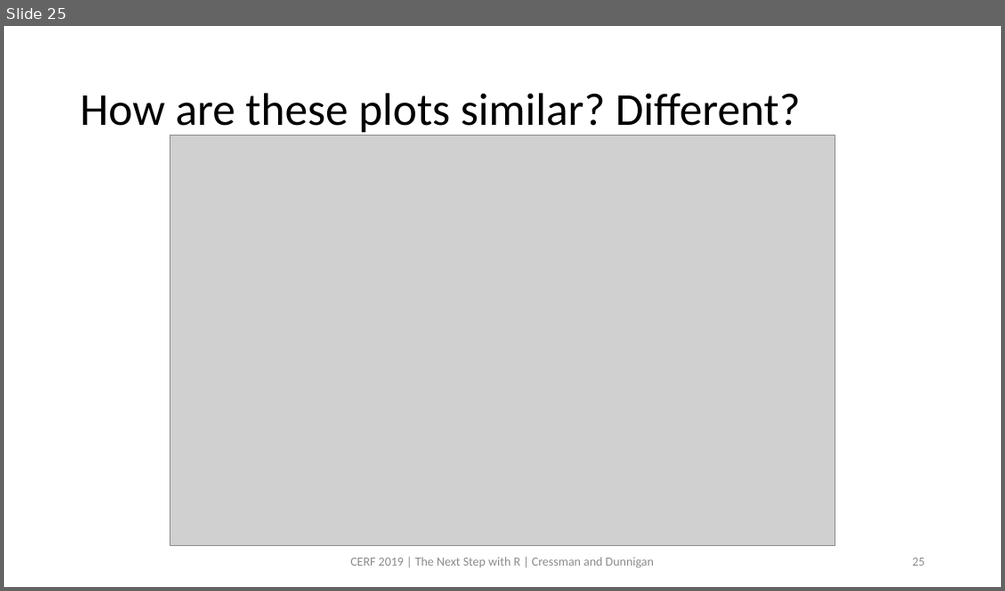
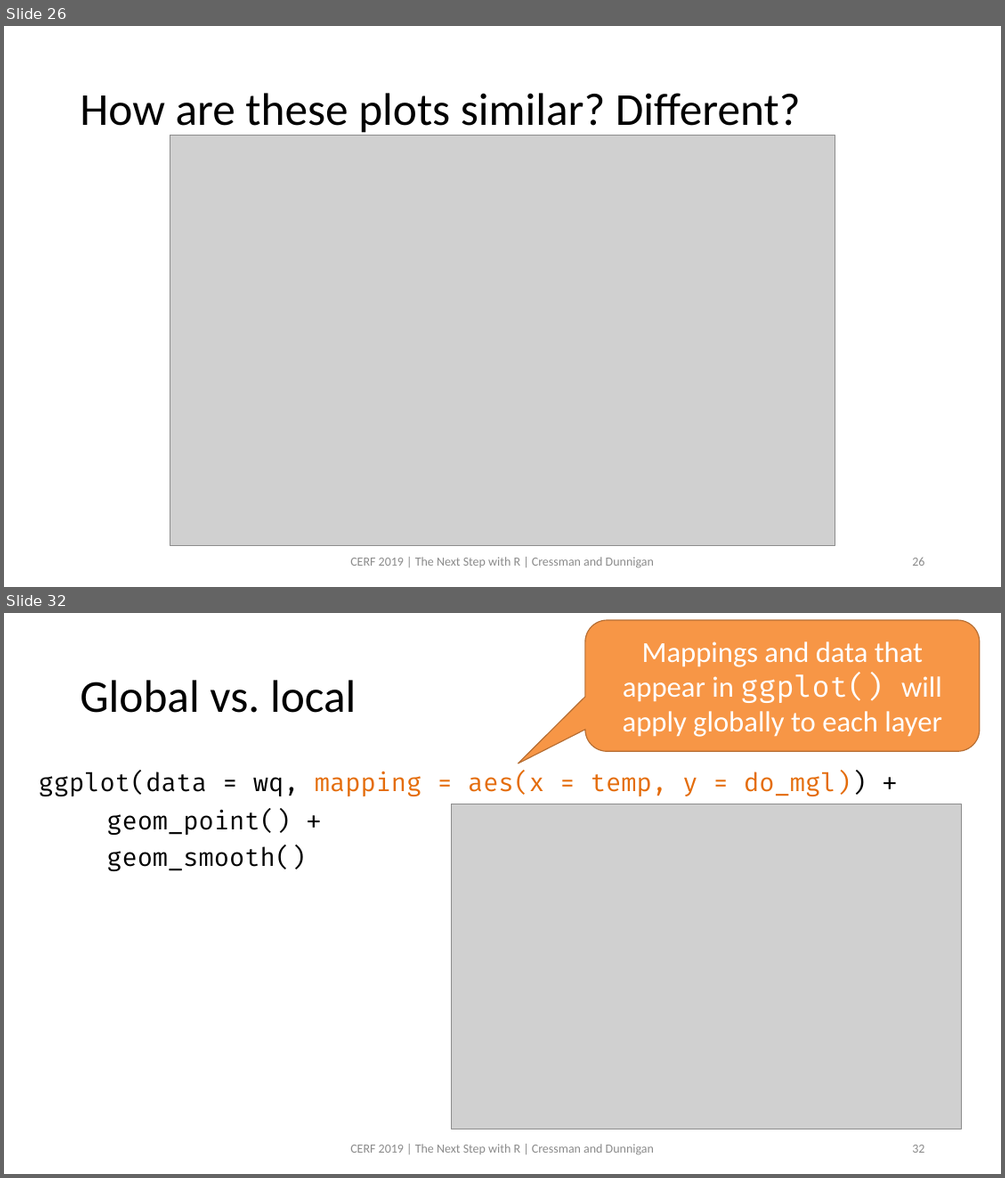
Before and after one commit to swmpkim/2019_CERF, a slide deck: slides/01_Visualize.pptx. Shown one above the other, each under a label of ours: slide 25 before the commit, slides 26 and 32 after it; the slides between them are not shown. The pictures are 1005x591 and 1005x1178 pixels, drawn with LibreOffice and Linux fonts; fonts in the diff are those of the drawing; grey boxes stand for pictures. Boxes give left, top, right and bottom in pixels: in the first picture for what was removed or moved away, otherwise in the second. Text is boxed around its words. In the diff, an @@ line names an element or a change of style, - is before the commit and + after.

```diff
--- a/slides/01_Visualize.pptx
+++ b/slides/01_Visualize.pptx
@@ slide 32 added at (4, 613, 1001, 1174), background #FFFFFF @@
@@ rounded speech box added at (585, 620, 979, 751), fill #F79646, outline #B76F34 1 pt, 28 pt, text #FFFFFF @@
+Mappings and data that appear in ggplot() will apply globally to each layer
@@ title added at (80, 680, 356, 713), 44 pt, text #000000 @@
+Global vs. local
@@ text added at (39, 771, 866, 871), 24 pt, text #000000 @@
+ggplot(data = wq, mapping = aes(x = temp, y = do_mgl)) +
+geom_point() +
+geom_smooth()
@@ picture added at (451, 803, 961, 1128) @@
@@ text added at (350, 1143, 654, 1155), 12 pt, text #8C8C8C @@
+CERF 2019 | The Next Step with R | Cressman and Dunnigan
@@ page number added at (912, 1144, 924, 1152), 12 pt, text #8C8C8C @@
+32
@@ what was slide 25 is now slide 26 @@
```
Also in this commit, not shown: 17 other slides added, 1 other file.
